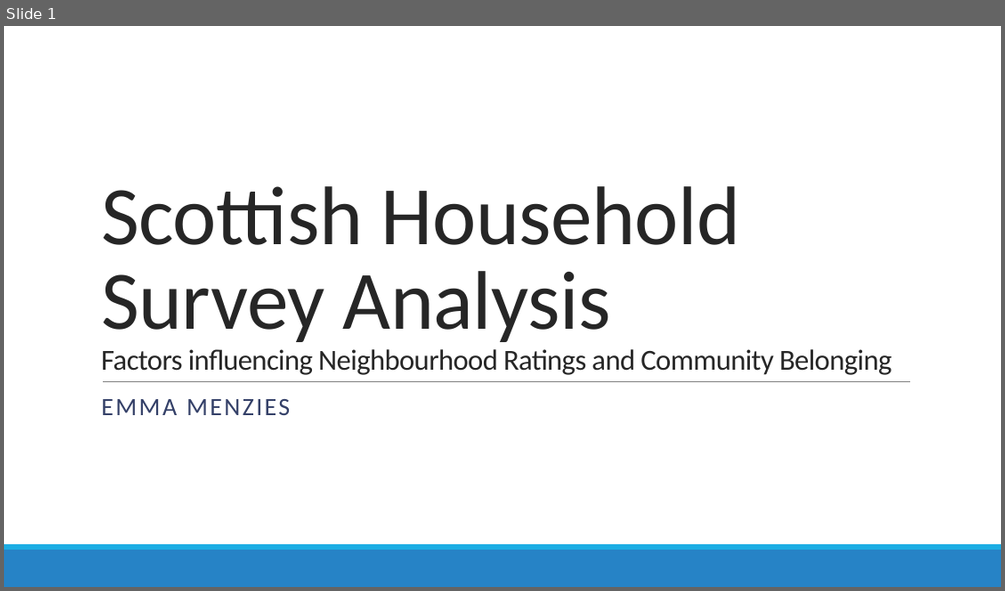
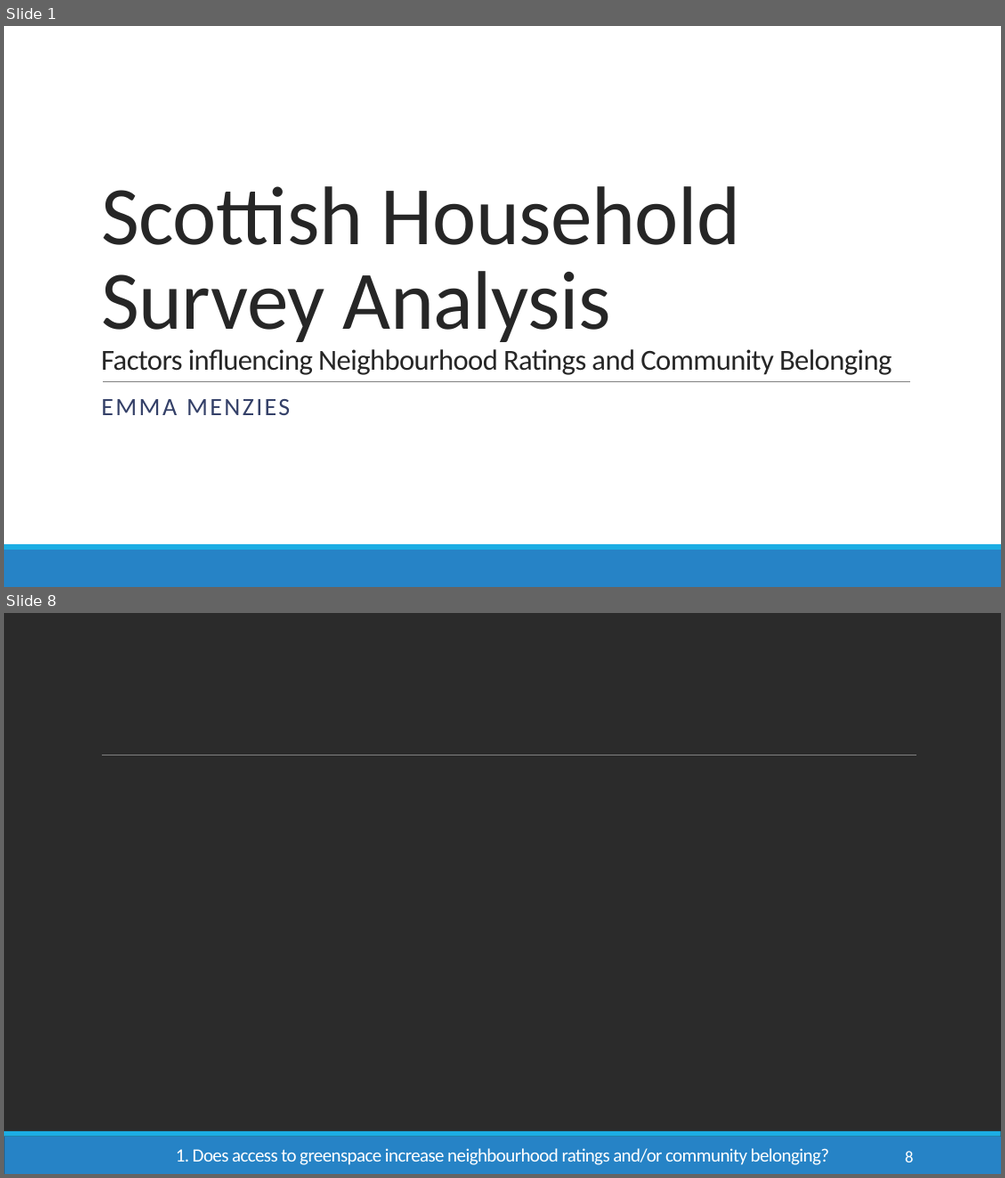
Before and after one commit to Emmz900/scottish_housing_project, a slide deck: presentation/Scottish Household Survey Analysis.pptx. Shown one above the other, each under a label of ours: slide 1 before the commit, slides 1 and 8 after it; the slides between them are not shown. The pictures are 1005x591 and 1005x1178 pixels, drawn with LibreOffice and Linux fonts; fonts in the diff are those of the drawing; background and template pictures are left out; a plain dark background stands for a picture behind light text. Boxes give left, top, right and bottom in pixels: in the first picture for what was removed or moved away, otherwise in the second. Text is boxed around its words. In the diff, an @@ line names an element or a change of style, - is before the commit and + after.

```diff
--- a/presentation/Scottish Household Survey Analysis.pptx
+++ b/presentation/Scottish Household Survey Analysis.pptx
@@ slide 8 added at bbox=[4, 613, 1001, 1174], background picture (left out); not listed: 2 template elements that a slide beside it also shows @@
@@ line added from (102, 755) to (917, 755), #808080 0.5 pt @@
@@ text added at bbox=[176, 1148, 829, 1165], 18 pt, text #FFFFFF @@
+1. Does access to greenspace increase neighbourhood ratings and/or community belonging?
@@ page number added at bbox=[905, 1151, 913, 1162], 16 pt, text #FFFFFF @@
+8
```
Also in this commit, not shown: 6 slides changed, 8 other slides added, 5 slides removed, 4 other files.
